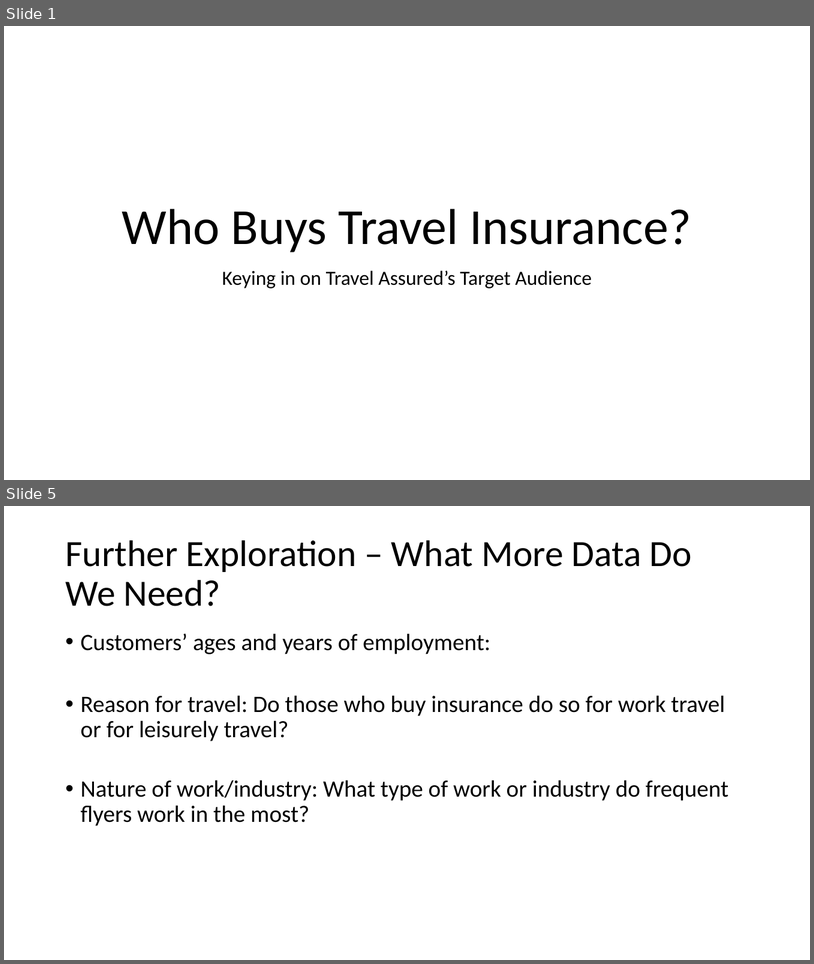
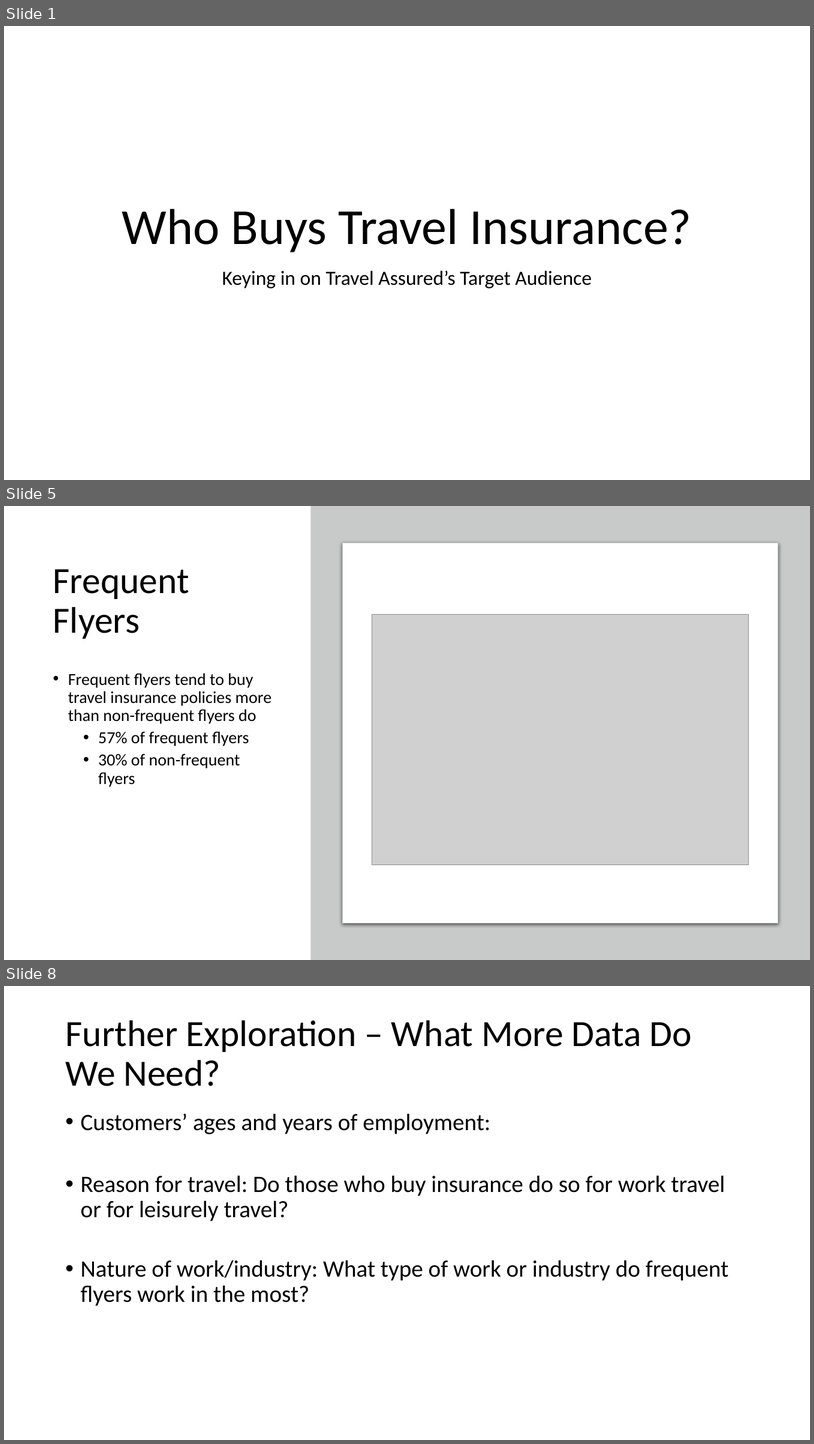
Before and after one commit to teruki-i/travel_insurance_case_study, a slide deck: resources/Travel_Insurance_Presentation.pptx. Shown one above the other, each under a label of ours: slides 1 and 5 before the commit, slides 1, 5 and 8 after it; the slides between them are not shown. The pictures are 814x964 and 814x1444 pixels, drawn with LibreOffice and Linux fonts; fonts in the diff are those of the drawing; grey boxes stand for pictures. Boxes give left, top, right and bottom in pixels: in the first picture for what was removed or moved away, otherwise in the second. Text is boxed around its words. In the diff, an @@ line names an element or a change of style, - is before the commit and + after.

Commit message:
added additional images to slides

```diff
--- a/resources/Travel_Insurance_Presentation.pptx
+++ b/resources/Travel_Insurance_Presentation.pptx
@@ slide 5 added at <box>4,506,810,960</box>, background #FFFFFF @@
@@ rectangle added at <box>311,506,810,960</box>, fill #C8CACA @@
@@ rounded rectangle added at <box>343,543,779,923</box>, fill #FFFFFF, outline #C8CACA 0.75 pt @@
@@ title added at <box>53,569,189,639</box>, 44 pt, text #000000 @@
+Frequent Flyers
@@ picture added at <box>372,615,749,865</box> @@
@@ text added at <box>68,673,272,787</box>, 20 pt, text #000000 @@
+• Frequent flyers tend to buy travel insurance policies more than non-frequent flyers do
+  • 57% of frequent flyers
+  • 30% of non-frequent flyers
@@ what was slide 5 is now slide 8 @@
```
Also in this commit, not shown: 3 slides changed, 2 other slides added.
